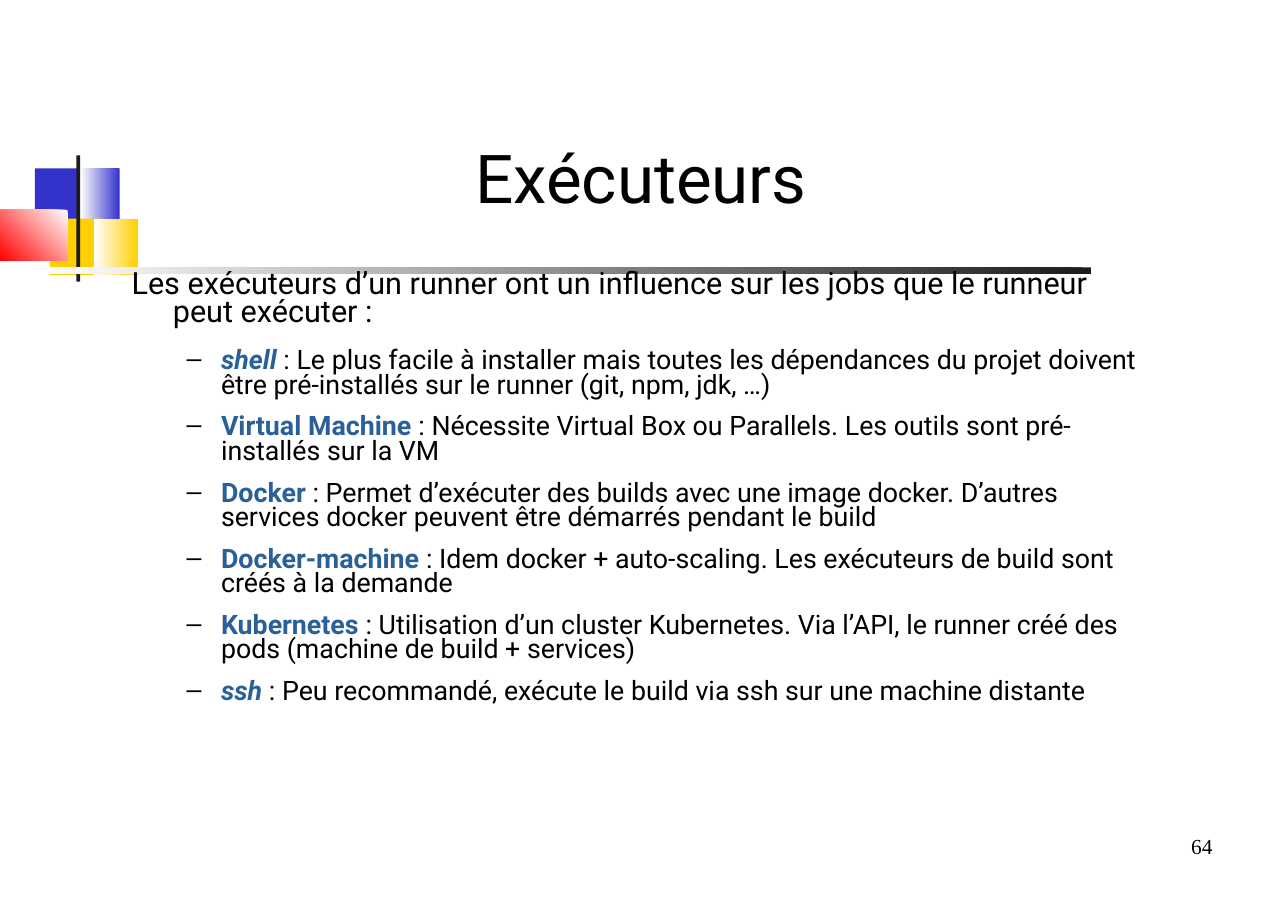
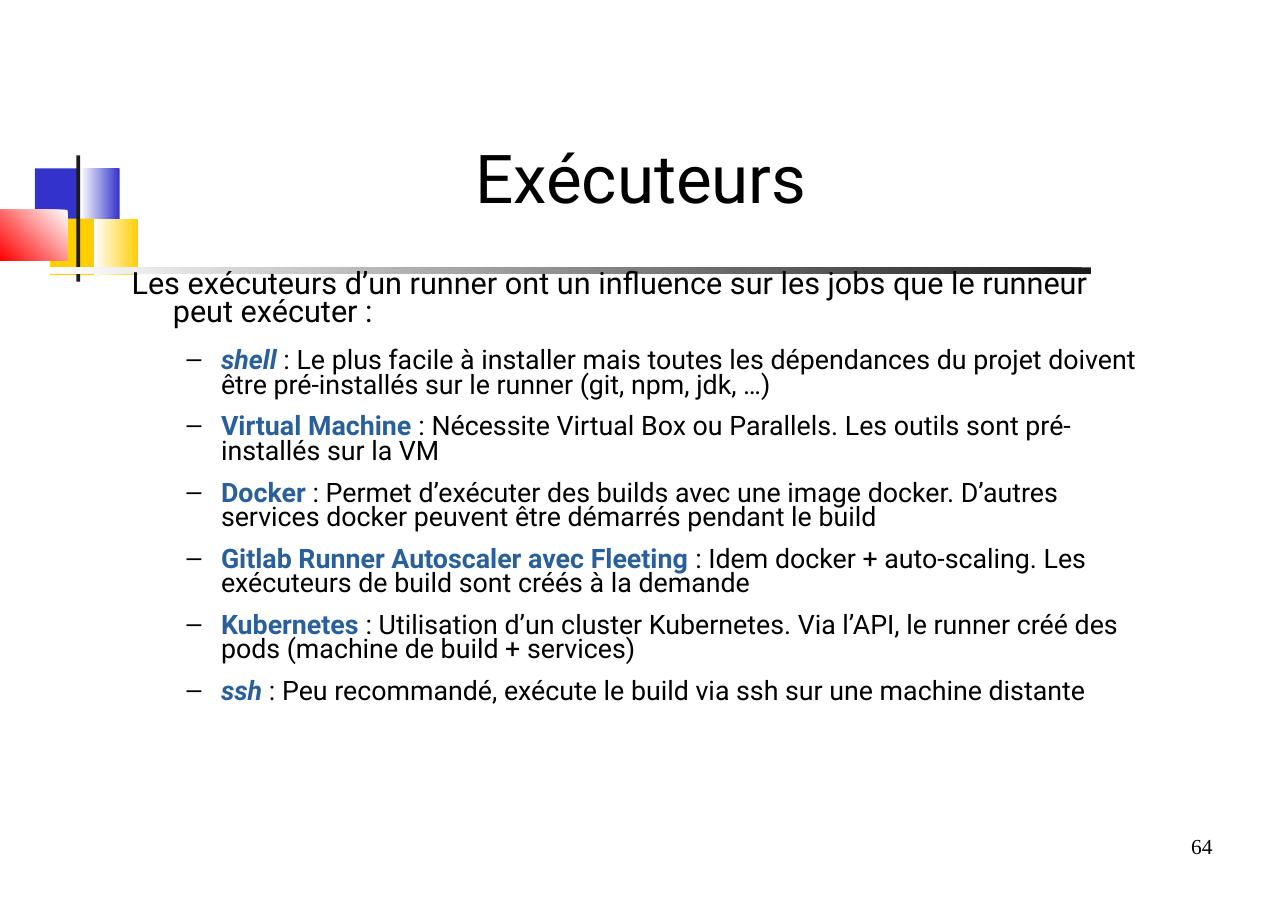
Before and after one commit to dthibau/gitlab, a slide deck: slide 64 of Gitlab.odp. Drawn at 1288x911 pixels with LibreOffice and Linux fonts; fonts in the diff are those of the drawing. Boxes give left, top, right and bottom in pixels: in the first picture for what was removed or moved away, otherwise in the second. Text is boxed around its words. In the diff, an @@ line names an element or a change of style, - is before the commit and + after.

```diff
--- a/Gitlab.odp
+++ b/Gitlab.odp
@@ text at (221, 548, 1086, 593): text changed @@
-  – Docker-machine : Idem docker + auto-scaling. Les exécuteurs de build sont créés à la demande
+  – Gitlab Runner Autoscaler avec Fleeting : Idem docker + auto-scaling. Les exécuteurs de build sont créés à la demande
```
Also in this commit, not shown: 22 other slides changed, 2 slides added, 65 slides removed, 1 other file.
